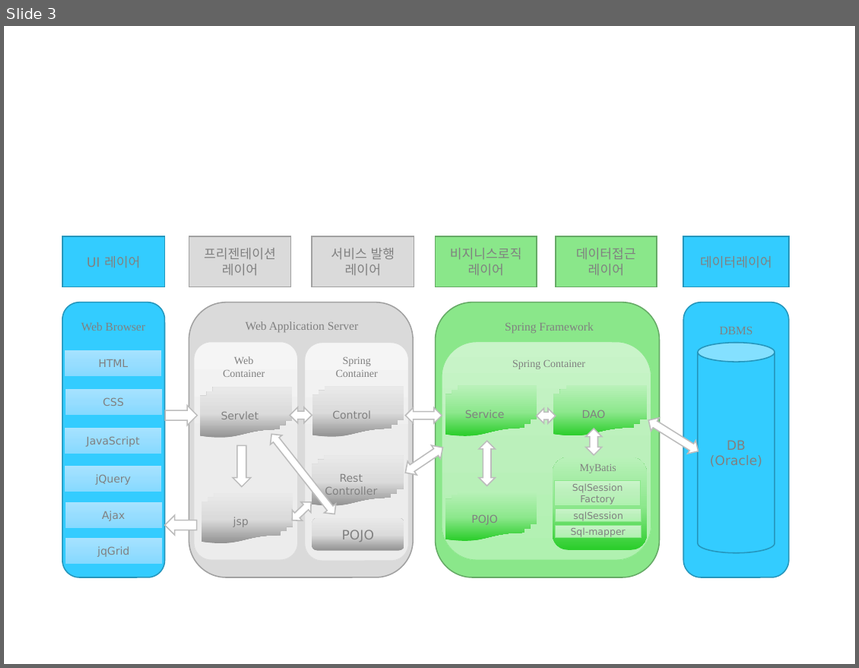
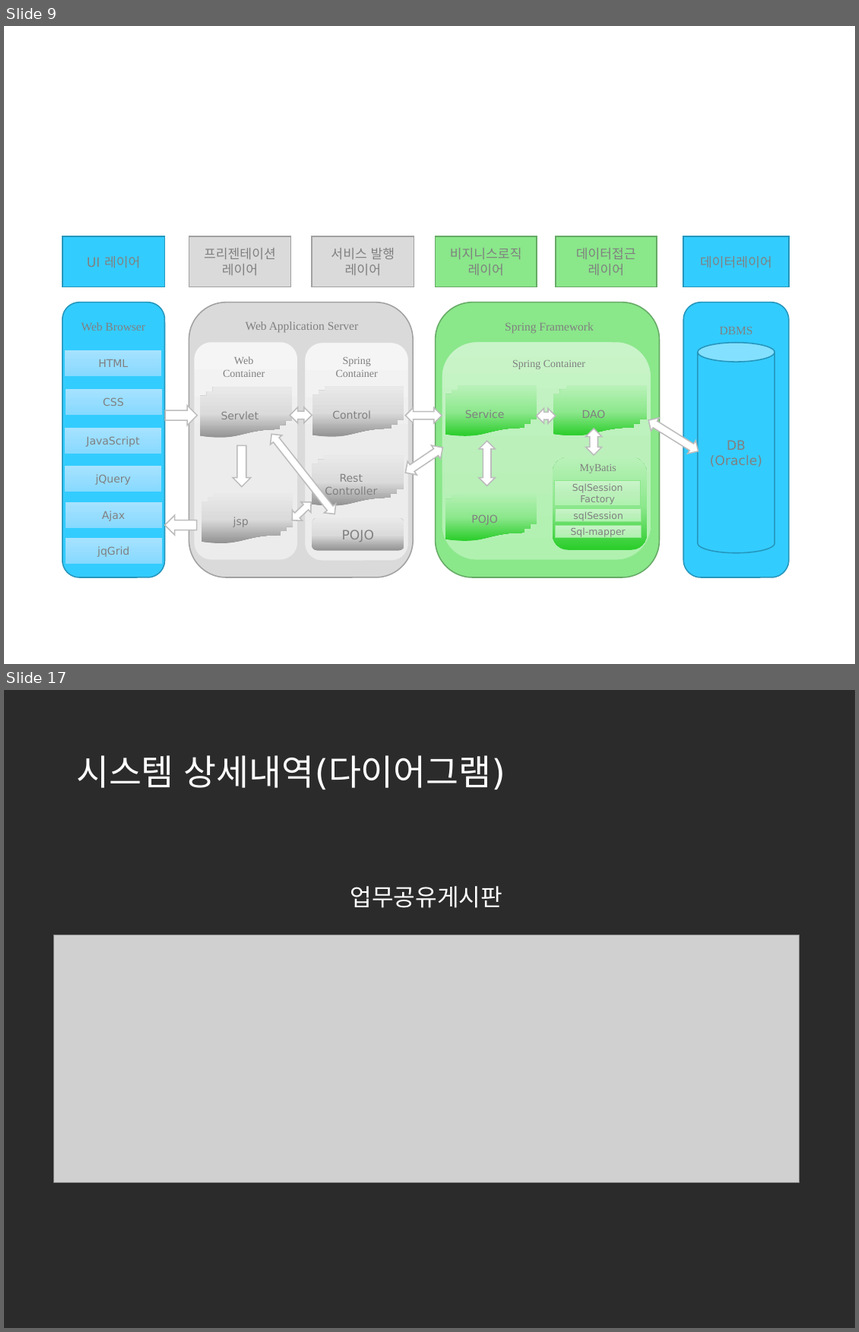
Before and after one commit to korea600/useful, a slide deck: Useful/UML/Presentation/useful_ppt_초안.pptx. Shown one above the other, each under a label of ours: slide 3 before the commit, slides 9 and 17 after it; the slides between them are not shown. The pictures are 859x668 and 859x1332 pixels, drawn with LibreOffice and Linux fonts; fonts in the diff are those of the drawing; grey boxes stand for pictures; background and template pictures are left out; a plain dark background stands for a picture behind light text. Boxes give left, top, right and bottom in pixels: in the first picture for what was removed or moved away, otherwise in the second. Text is boxed around its words. In the diff, an @@ line names an element or a change of style, - is before the commit and + after.

```diff
--- a/Useful/UML/Presentation/useful_ppt_초안.pptx
+++ b/Useful/UML/Presentation/useful_ppt_초안.pptx
@@ slide 17 added at [4,690,855,1328], background picture (left out) @@
@@ title added at [76,755,506,790], 30 pt, text #FFFFFF @@
+시스템 상세내역(다이어그램)
@@ text added at [351,886,503,908], 20 pt, text #FFFFFF @@
+업무공유게시판
@@ picture added at [53,935,799,1182] @@
@@ what was slide 3 is now slide 9 @@
```
Also in this commit, not shown: 1 slide changed, 75 other slides added, 8 other files.
